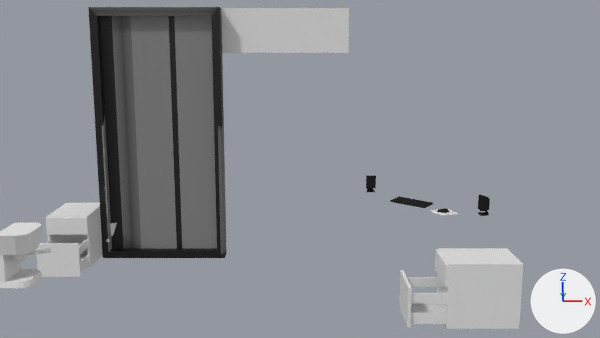
Renders of the Blender file app/Resources/models/scene.blend from each side of a commit.
Both versions are drawn from the file's camera 'Camera'. The axes (+X, +Y, +Z) are drawn at lower right. The lights are the same throughout. The same objects are shown in both versions, whatever each file hides.
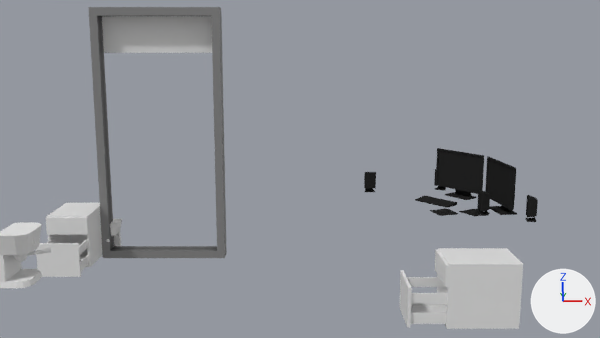
Changed parts and their boxes (x1, y1, x2, y2) in the pictures (600 x 338 px; the box of a moved part takes in the faces that stretch with it):
'SM_WallElevator', moved: before (221, 8, 349, 53); after (102, 16, 212, 53)
'Cube.009', reshaped: before (390, 196, 433, 208); after (415, 148, 538, 222)
'Cube.021', reshaped (8% wider, 23% taller): before (478, 195, 490, 216); after (477, 190, 490, 216)
'Cube.020', reshaped (18% wider, 24% taller): before (366, 176, 376, 192); after (364, 172, 376, 192)
part 1 of me_cube_010, moved or reshaped: before (366, 176, 490, 211); after (364, 172, 490, 211)
part 3 of me_cube_006, recoloured: (430, 209, 458, 216) in both
part 4 of me_baywindow, deleted: before (100, 16, 217, 249)
part 5 of me_baywindow, surface changed (black to grey): (88, 7, 227, 258) in both

What changed in the scene script:
```text
Change me_cube_010:
    where me_cube_010.from_pydata(...)  # 32 vertices, 28 faces; spans x -0.062..0.25, y 0.0..0.25, z 0.0..0.562
    used by ob_cube_021; location = (11.69, -2.44, 2.0); rotation_euler = (0.0, 0.0, -1.571), in degrees (0, 0, -90)
    me_cube_010 part 1: all 3 vertices in x 0.219..0.25, y 0.0..0.25, z 0.5..0.562 are moved by (0.0, 0.0, 0.125)
Change me_cube_005:
    used by ob_cube_009; location = (9.81, -1.31, 2.0); rotation_euler = (0.0, 0.0, -0.746), in degrees (0, 0, -43)
    remove me_cube_005.from_pydata(...)  # 8 vertices, 6 faces; spans x -0.625..0.625, y -0.067..0.436, z 0.0..0.09
    add me_cube_005.from_pydata(...)  # 252 vertices, 212 faces; spans x -0.583..3.795, y 0.101..2.766, z 0.0..1.5
    me_cube_005 part 2: 8 vertices removed from x -0.625..0.625, y -0.067..0.436, z 0.0..0.09; 252 vertices added at x -0.583..3.795, y 0.101..2.766, z 0.0..1.5
    add me_cube_005.materials.append(mat_m_screen)  # black #272727
    add me_cube_005.materials.append(mat_m_speaker)  # black #272727
    add me_cube_005.materials.append(mat_m_mouse)  # black #272727
    add me_cube_005.materials.append(mat_m_computer)  # black #272727
Change me_cube_006:
    used by ob_cube_008; location = (10.33, -2.08, 2.0); rotation_euler = (0.0, 0.0, 0.283), in degrees (0, 0, 16)
    remove me_cube_006.from_pydata(...)  # 8 vertices, 6 faces; spans x 0.0..0.625, y -0.625..0.0, z 0.0..0.016
    add me_cube_006.from_pydata(...)  # 8 vertices, 5 faces; spans x 0.0..0.625, y -0.625..0.0, z 0.0..0.016
    me_cube_006 part 3: 5 faces spanning x 0.0..0.625, y -0.625..0.0, z 0.0..0.016 switch from no material to mat_m_computer (black #272727)
Change me_baywindow:
    used by ob_sm_baywindow; location = (0.0, 0.0, 0.0)
    remove me_baywindow.from_pydata(...)  # 20 vertices, 17 faces; spans x 0.0..4.0, y -0.5..0.0, z 0.0..8.0
    add me_baywindow.from_pydata(...)  # 16 vertices, 16 faces; spans x 0.0..4.0, y -0.5..0.0, z 0.0..8.0
    me_baywindow part 4: the loose piece of 4 vertices spanning x 0.25..3.75, y -0.25, z 0.25..7.75 is deleted
    me_baywindow part 5: 16 kept faces spanning x 0.0..4.0, y -0.5..0.0, z 0.0..8.0 get new texture (UV) coordinates
Change ob_sm_wallelevator:
    ob_sm_wallelevator.location: (4.0, 0.0, 0.0) -> (0.0, 0.0, 0.0)
```
